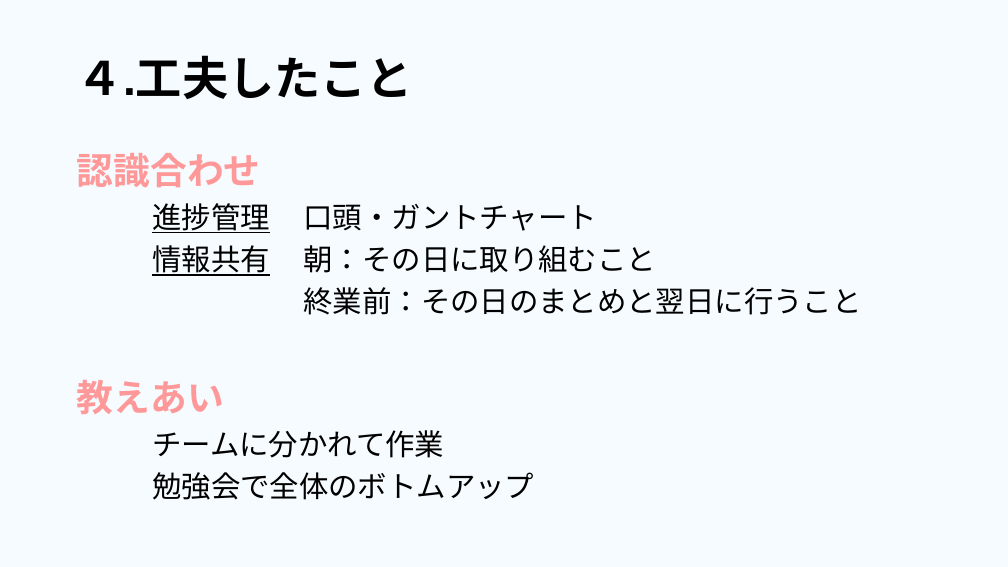
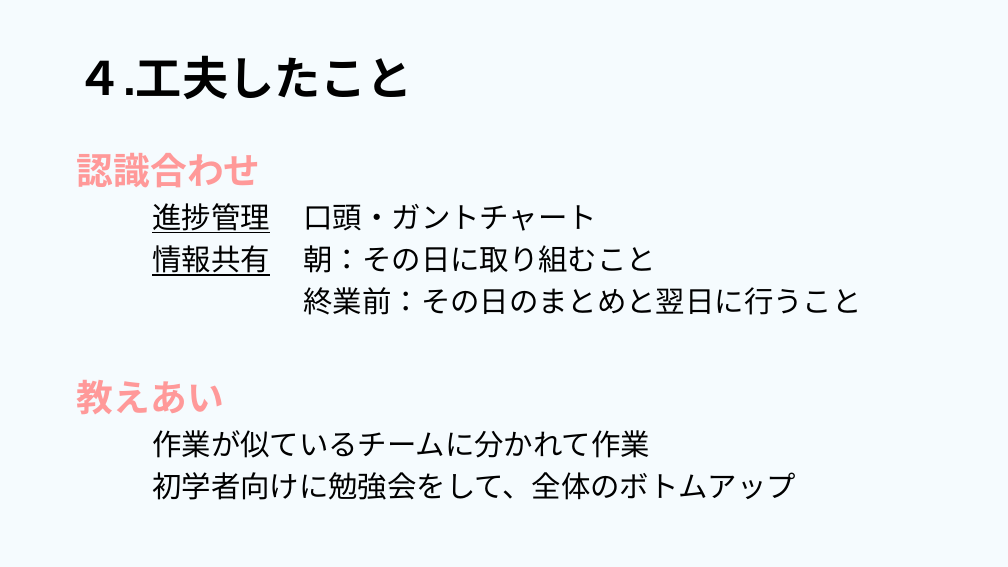
Before and after one commit to dojo2023/E-4, a slide deck: slide 23 of 共有用フォルダー/成果発表.pptx (slide 24 before the commit). Drawn at 1008x567 pixels with LibreOffice and Linux fonts; fonts in the diff are those of the drawing. Boxes give left, top, right and bottom in pixels: in the first picture for what was removed or moved away, otherwise in the second. Text is boxed around its words. In the diff, an @@ line names an element or a change of style, - is before the commit and + after.

```diff
--- a/共有用フォルダー/成果発表.pptx
+++ b/共有用フォルダー/成果発表.pptx
@@ text at (152, 430, 796, 500): text changed @@
-チームに分かれて作業
-勉強会で全体のボトムアップ
+作業が似ているチームに分かれて作業
+初学者向けに勉強会をして、全体のボトムアップ
```
Also in this commit, not shown: 7 other slides changed, 1 slide added, 1 slide removed.
